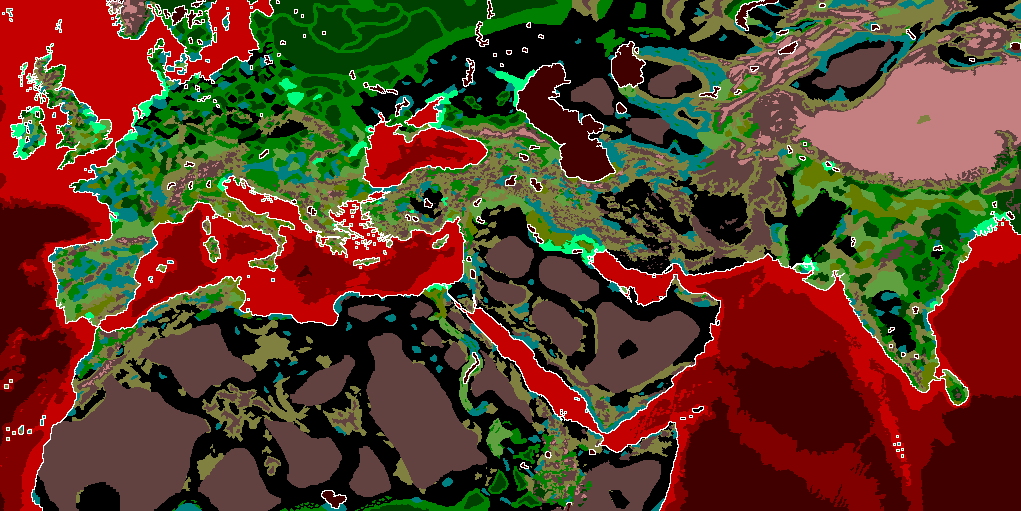
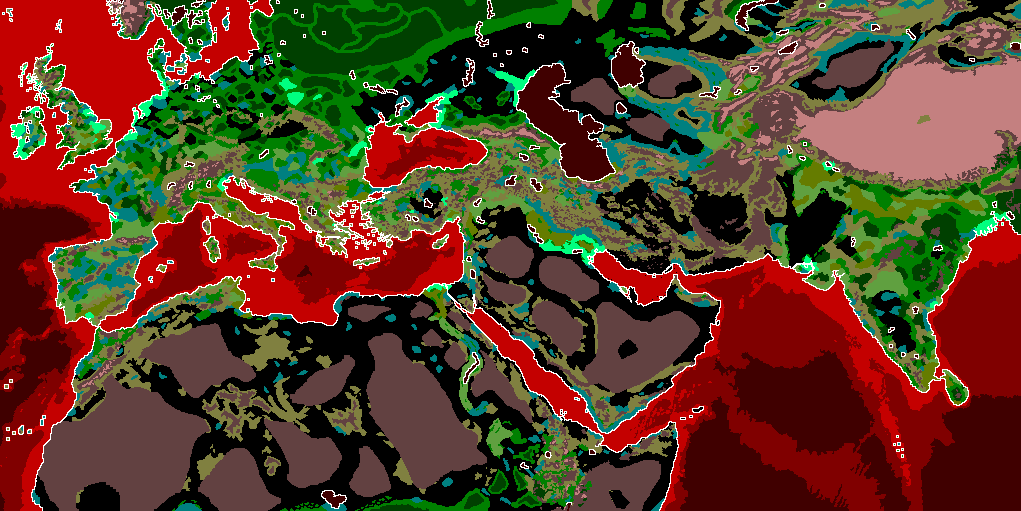
Before/after of a (1021, 511) layered artwork. What changed in the layer stack:
painted on "map_ground_types_blocked_access" over 467, 85, 663, 249
painted on "map_ground_types" over 459, 217, 493, 249
